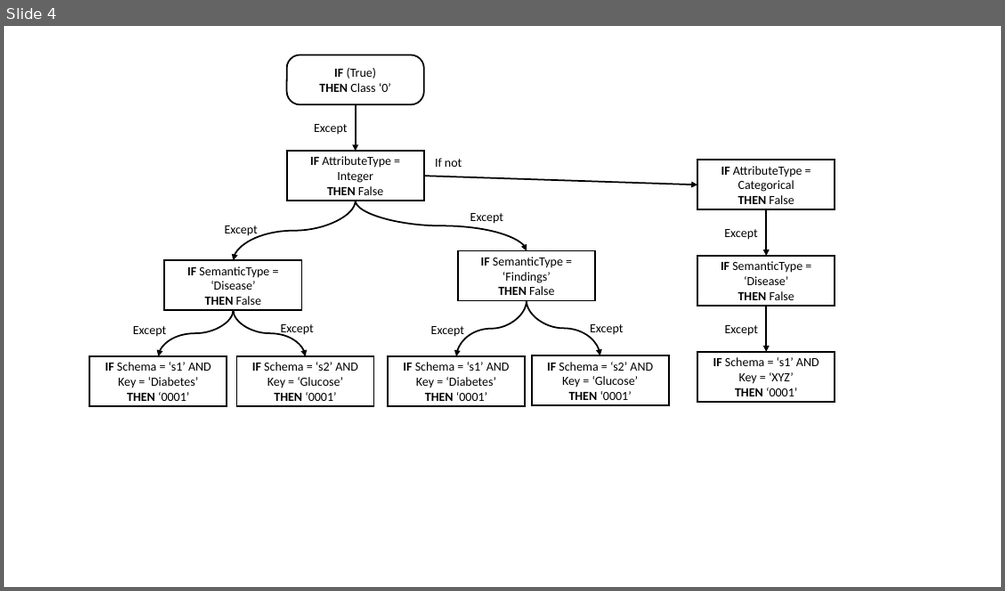
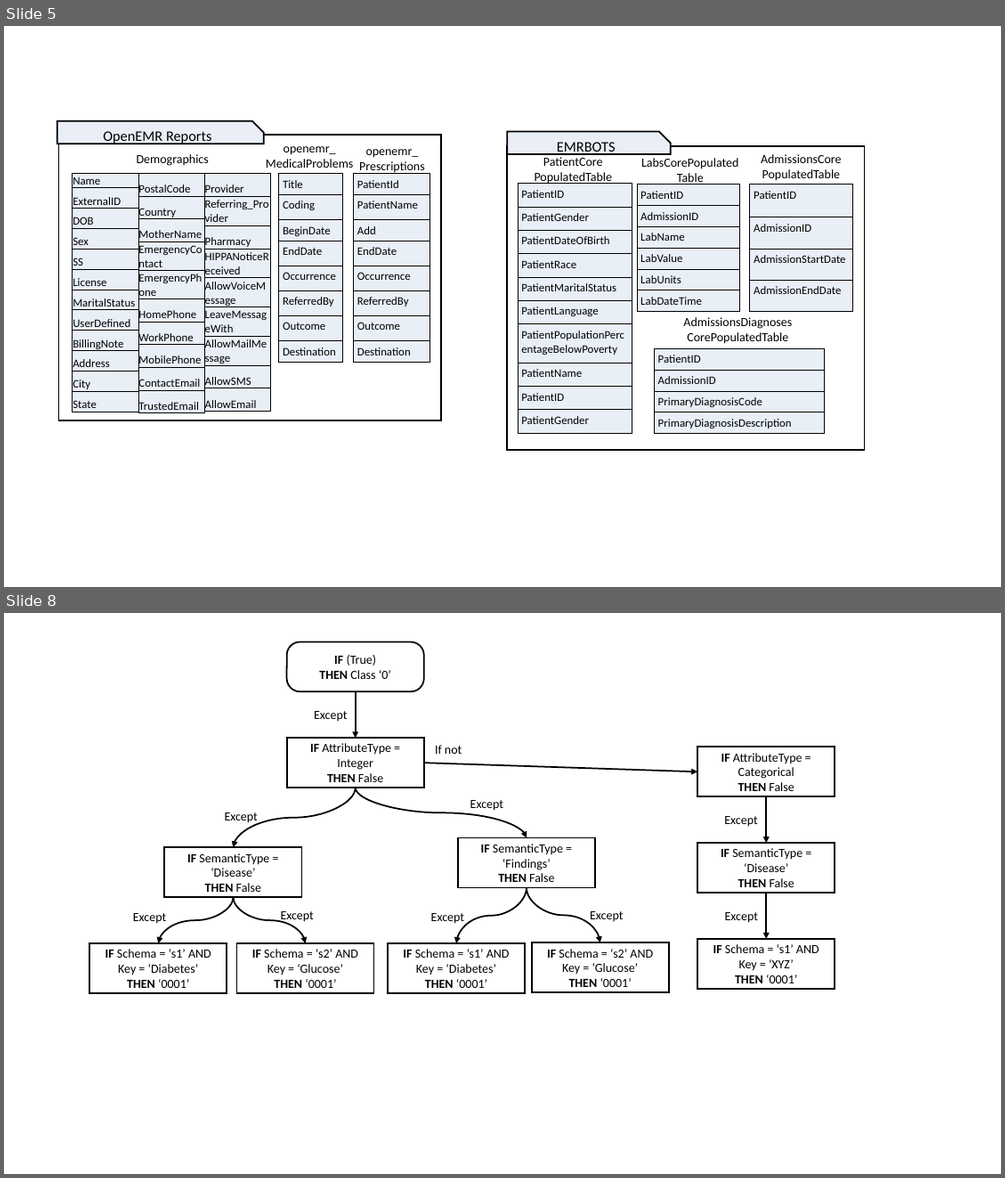
Before and after one commit to desertzebra/EMR-Interoperability, a slide deck: Presentations/EMR Interroperability V0.1.pptx. Shown one above the other, each under a label of ours: slide 4 before the commit, slides 5 and 8 after it; the slides between them are not shown. The pictures are 1005x591 and 1005x1178 pixels, drawn with LibreOffice and Linux fonts; fonts in the diff are those of the drawing. Boxes give left, top, right and bottom in pixels: in the first picture for what was removed or moved away, otherwise in the second. Text is boxed around its words. In the diff, an @@ line names an element or a change of style, - is before the commit and + after.

```diff
--- a/Presentations/EMR Interroperability V0.1.pptx
+++ b/Presentations/EMR Interroperability V0.1.pptx
@@ slide 5 added at [4, 26, 1001, 587], background #FFFFFF @@
@@ snip rect added at [57, 121, 264, 143], fill #EAEFF7, outline #000000 1.5 pt, 14 pt, text #000000 @@
+OpenEMR Reports
@@ snip rect added at [507, 131, 671, 154], fill #EAEFF7, outline #000000 1.5 pt, 14 pt, text #000000 @@
+EMRBOTS
@@ rectangle added at [58, 135, 441, 421], outline #000000 1.5 pt @@
@@ text added at [137, 154, 209, 166], 12 pt, text #000000 @@
+Demographics
@@ text added at [266, 146, 353, 168], 12 pt, text #000000 @@
+openemr_
+MedicalProblems
@@ text added at [359, 149, 425, 174], 12 pt, text #000000 @@
+openemr_
+Prescriptions
@@ rectangle added at [507, 146, 865, 450], outline #000000 1.5 pt @@
@@ text added at [534, 157, 613, 184], 12 pt, text #000000 @@
+PatientCore
+PopulatedTable
@@ text added at [641, 158, 738, 184], 12 pt, text #000000 @@
+LabsCorePopulated
+Table
@@ text added at [760, 154, 841, 181], 12 pt, text #000000 @@
+AdmissionsCore
+PopulatedTable
@@ table added at [73, 174, 138, 411], 12 rows, 1 columns @@
+Name
+ExternalID
+DOB
+Sex
+SS
+License
+MaritalStatus
+UserDefined
+BillingNote
+Address
+City
+State
@@ table added at [138, 174, 204, 417], 10 rows, 1 columns @@
+PostalCode
+Country
+MotherName
+EmergencyContact
+EmergencyPhone
+HomePhone
+WorkPhone
+MobilePhone
+ContactEmail
+TrustedEmail
@@ table added at [204, 174, 270, 415], 9 rows, 1 columns @@
+Provider
+Referring_Provider
+Pharmacy
+HIPPANoticeReceived
+AllowVoiceMessage
+LeaveMessageWith
+AllowMailMessage
+AllowSMS
+AllowEmail
@@ table added at [279, 174, 343, 362], 8 rows, 1 columns @@
+Title
+Coding
+BeginDate
+EndDate
+Occurrence
+ReferredBy
+Outcome
+Destination
@@ table added at [354, 174, 431, 362], 8 rows, 1 columns @@
+PatientId
+PatientName
+Add
+EndDate
+Occurrence
+ReferredBy
+Outcome
+Destination
@@ table added at [518, 183, 631, 433], 10 rows, 1 columns @@
+PatientID
+PatientGender
+PatientDateOfBirth
+PatientRace
+PatientMaritalStatus
+PatientLanguage
+PatientPopulationPercentageBelowPoverty
+PatientName
+PatientID
+PatientGender
@@ table added at [638, 184, 740, 312], 6 rows, 1 columns @@
+PatientID
+AdmissionID
+LabName
+LabValue
+LabUnits
+LabDateTime
@@ table added at [751, 184, 853, 312], 4 rows, 1 columns @@
+PatientID
+AdmissionID
+AdmissionStartDate
+AdmissionEndDate
@@ text added at [683, 317, 792, 344], 12 pt, text #000000 @@
+AdmissionsDiagnoses
+CorePopulatedTable
@@ table added at [655, 348, 825, 433], 4 rows, 1 columns @@
+PatientID
+AdmissionID
+PrimaryDiagnosisCode
+PrimaryDiagnosisDescription
@@ what was slide 4 is now slide 8 @@
```
Also in this commit, not shown: 2 slides changed, 3 other slides added, 2 other files.
